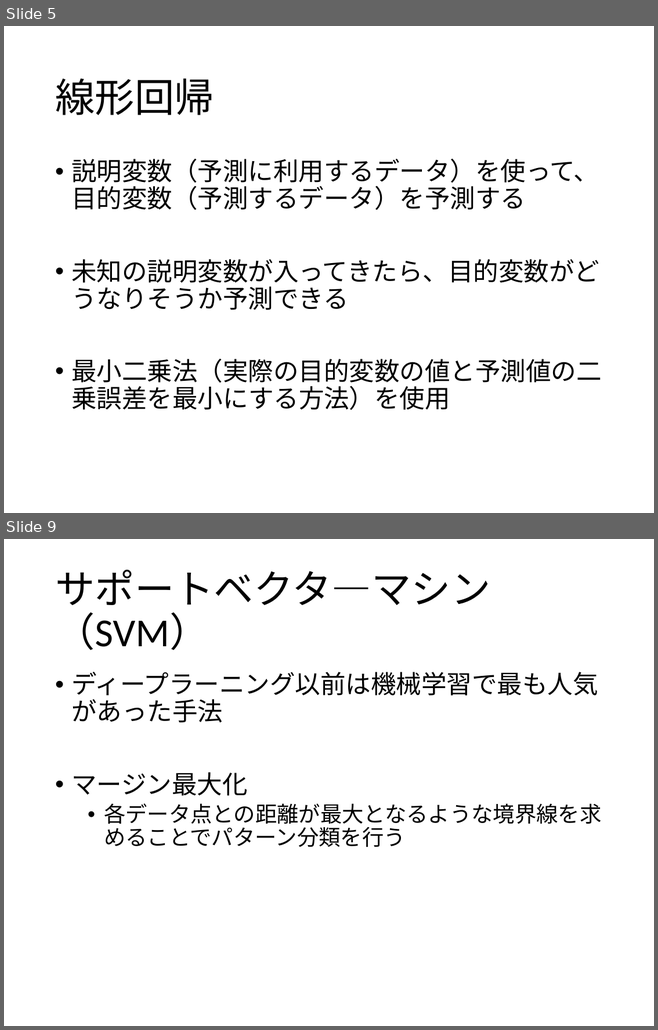
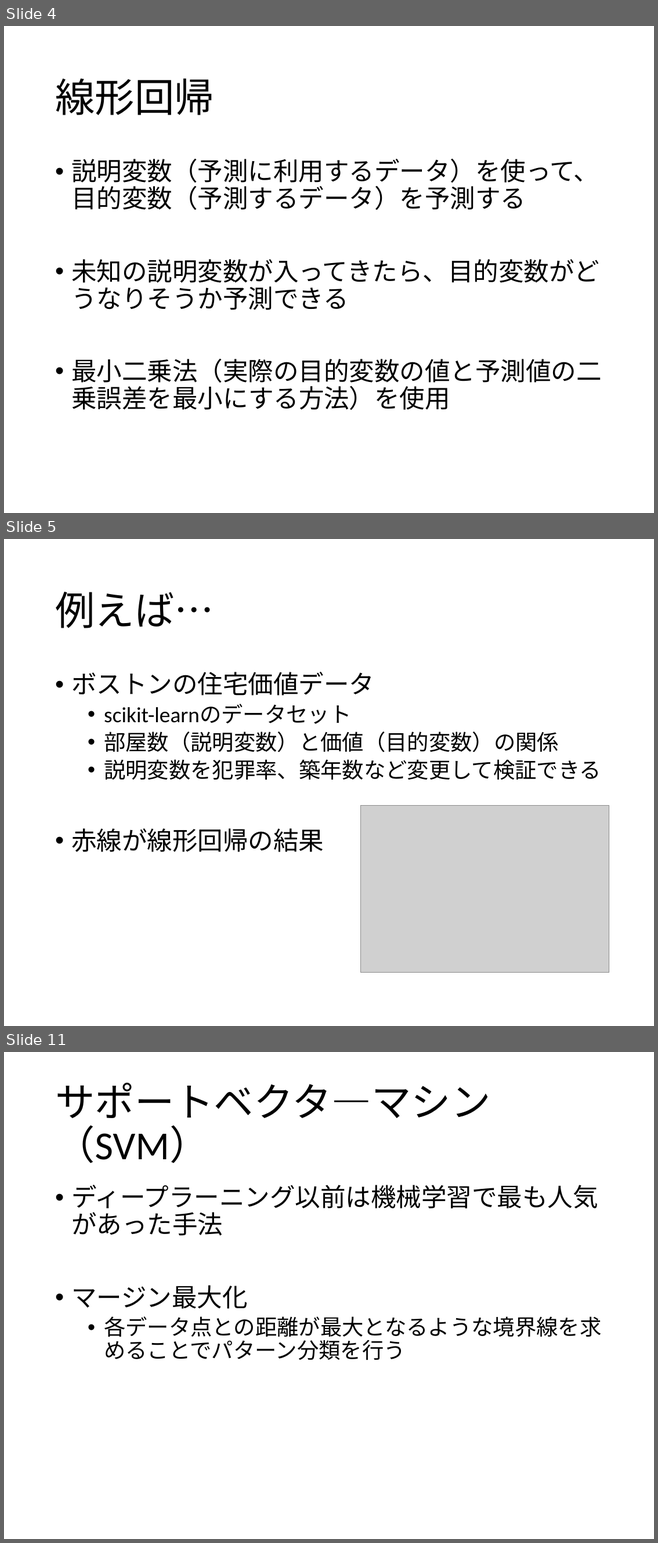
Before and after one commit to rina-tanaka731/AI, a slide deck: AI系/教師あり学習.pptx. Shown one above the other, each under a label of ours: slides 5 and 9 before the commit, slides 4, 5 and 11 after it; the slides between them are not shown. The pictures are 658x1030 and 658x1543 pixels, drawn with LibreOffice and Linux fonts; fonts in the diff are those of the drawing; grey boxes stand for pictures. Boxes give left, top, right and bottom in pixels: in the first picture for what was removed or moved away, otherwise in the second. Text is boxed around its words. In the diff, an @@ line names an element or a change of style, - is before the commit and + after.

```diff
--- a/AI系/教師あり学習.pptx
+++ b/AI系/教師あり学習.pptx
@@ slide 5 added at (4,539,654,1026), background #FFFFFF @@
@@ title added at (55,592,214,628), 44 pt, text #000000 @@
+例えば…
@@ text added at (71,672,601,852), 24 pt, text #000000 @@
+• ボストンの住宅価値データ
+  • scikit-learnのデータセット
+  • 部屋数（説明変数）と価値（目的変数）の関係
+  • 説明変数を犯罪率、築年数など変更して検証できる
+• 赤線が線形回帰の結果
@@ picture added at (361,805,609,972) @@
@@ what was slide 5 is now slide 4 @@
@@ what was slide 9 is now slide 11 @@
```
Also in this commit, not shown: 5 slides changed, 2 other slides added, 1 slide removed, 1 other file.
